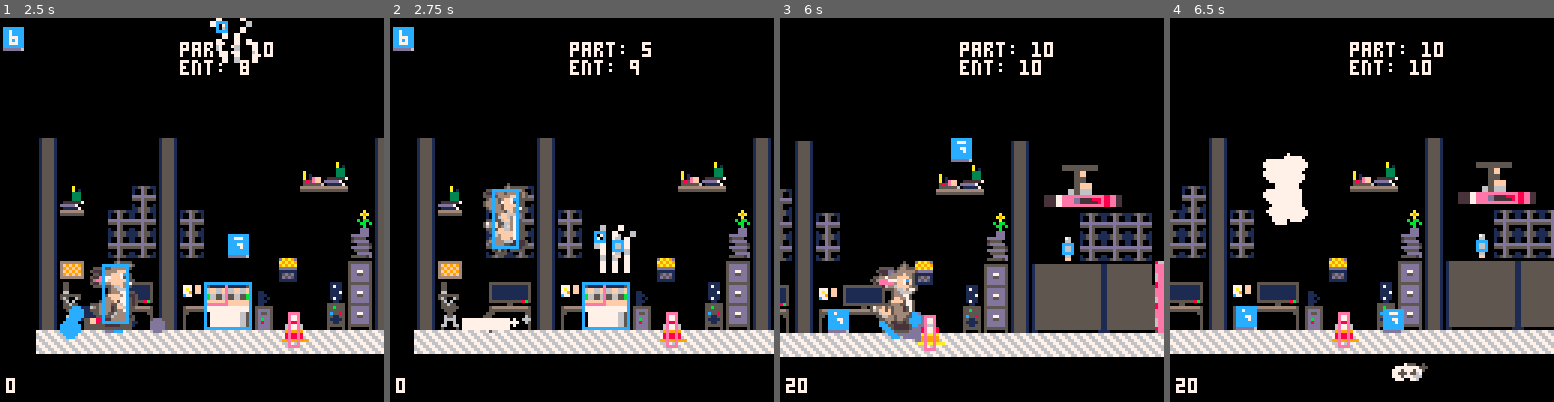
Above: before the commit, frames 1-4 (left to right).
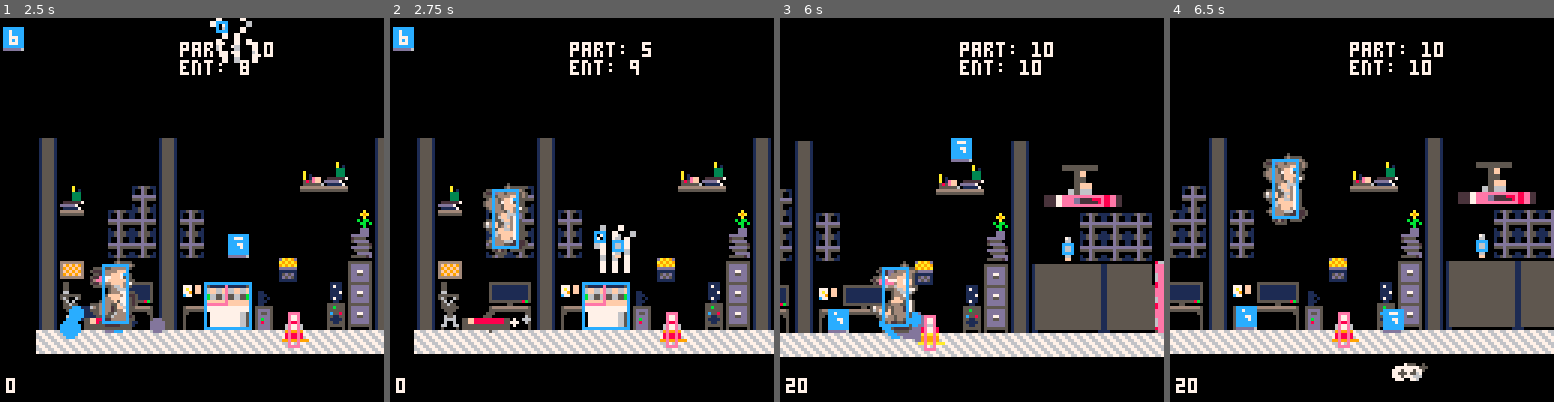
Above: after the commit, the same moments.

Repository: aritosuits/onebuttonjam2024
Game: PICO-8 cartridge cart.p8
Two runs of this game, one before a commit and one after it. Both use one fixed random seed, a clock stepped at 60 frames per second and the inputs below.
Inputs:
- Up to frame 1 (2.5 s): tap O (Z key) at 0.7, 1.7, 2.1 s
- Up to frame 2 (2.75 s): tap O (Z key) at 2.5 s
- Up to frame 3 (6 s): tap O (Z key) every 0.4 s from 2.9 to 5.7 s
- Up to frame 4 (6.5 s): tap O (Z key) at 6.1 s

Frame 1 is identical in both runs. In frame 2, 0.4% of the frame differs, in the area x 18-32%, y 78-82%; in frame 3, 0.3%; in frame 4, 1.5%, in the area x 24-36%, y 35-54%.

Commit message:
Fix for iframes

Diff:
--- a/systems.lua
+++ b/systems.lua
@@ -266,13 +266,13 @@
 			if (e:has('parent') and e.parent == o) or (o:has('parent') and e == o.parent) then return end -- not the source
 			if e:has('enemy_team') and o:has('enemy_team') then return end -- no friendly fire
 			if not overlap(e, o) then return end
-			o:attach('iframes', o)
 			if o:has('knockable') and e:has('knockback') then
 				subsystem.knock(e, o)
 			end
 			o.health.current -= e.damage
 			if o:has('bounce') then subsystem.bounce(o, e) end
 			if o.health.current >= 1 then
+				o:attach('iframes', o)
 				if e:has('sound_on_despawn') then
 					sfx(e.sound_on_despawn)
 				end
